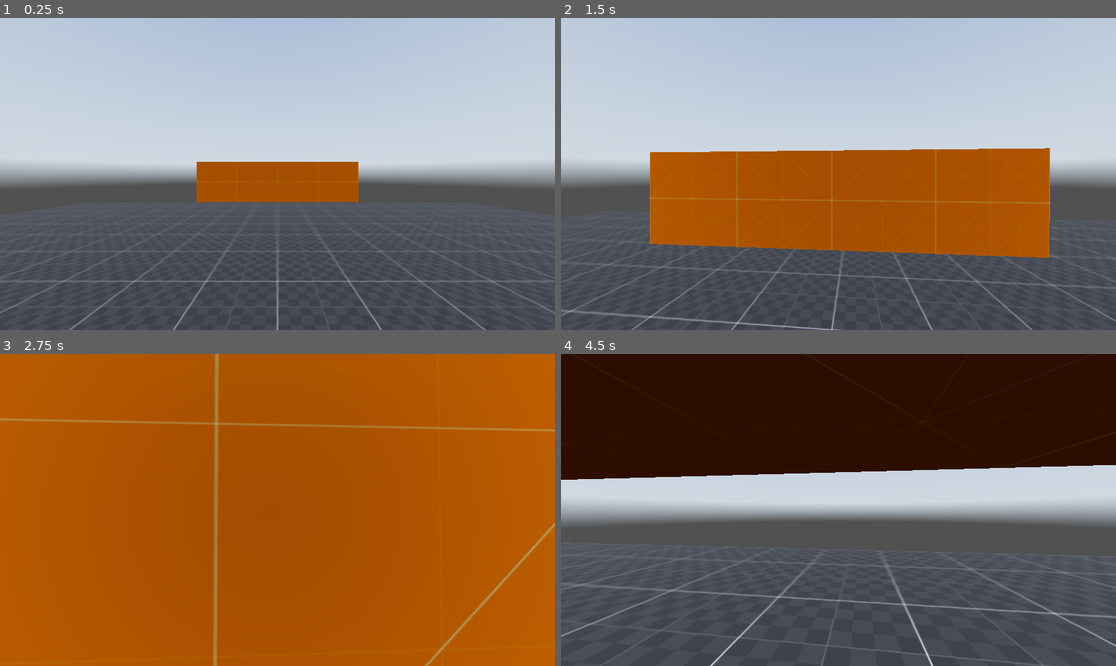
Above: before the commit, frames 1-4 (two rows, left to right).
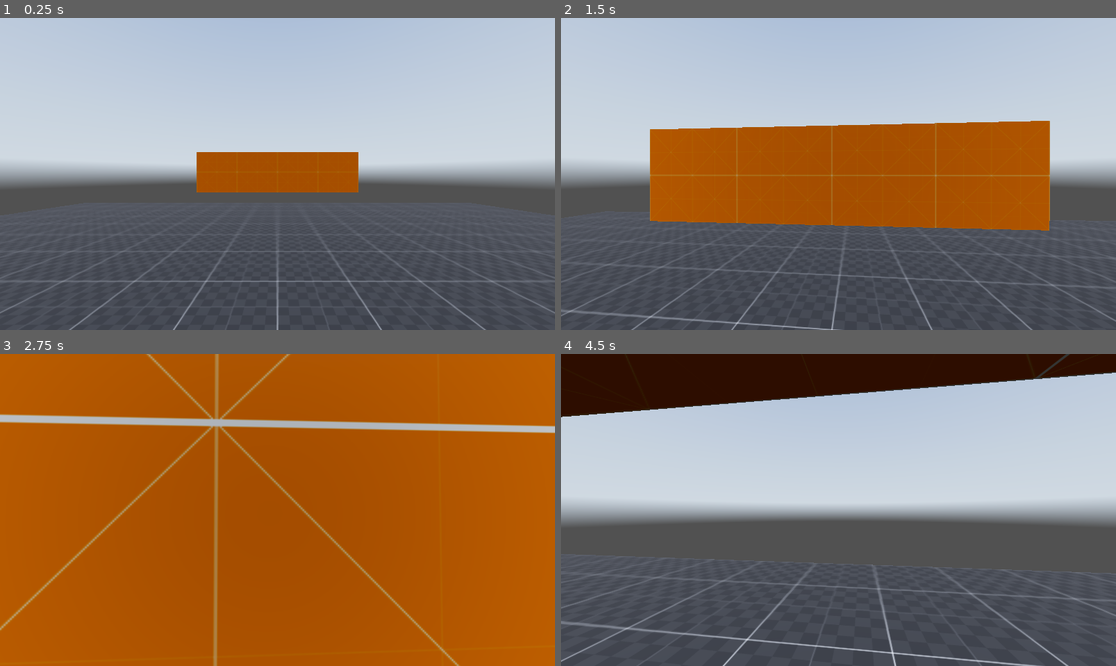
Above: after the commit, the same moments.

Repository: brubster/wolfspider
Game: Godot game, scene res://prototype.tscn
The game is run twice, just before and just after one commit, with the same random seed, the same clock (stepped at 60 frames per second) and the same inputs. The engine's default icon, where the game draws it, is replaced by a stand-in: a white triangle on a blue panel in a dark square. A sky picture missing from this copy of the repository is replaced by a grey-blue gradient.
Inputs (mouse positions are in pixels of both pictures, inside the frame that each line leads up to):
- Up to frame 1 (0.25 s): no input
- Up to frame 2 (1.5 s): tap Enter at 0.5 s; move the mouse to (866, 174) at 0.52 s; hold C (crouch) 0.53-1.28 s; hold W (move_forward) from 0.53 s (still down); tap Space (jump) at 0.77 s; move the mouse to (810, 174) at 1.27 s; tap C (crouch) at 1.35 s
- Up to frame 3 (2.75 s): keep holding W (move_forward); tap Space (jump) at 1.52 s; move the mouse to (288, 503) at 2.02 s; hold Shift (sprint) from 2.03 s (still down); tap C (crouch) at 2.3 s
- Up to frame 4 (4.5 s): keep holding W (move_forward); move the mouse to (832, 516) at 2.77 s; release Shift (sprint) at 2.78 s; tap C (crouch) at 2.85 s; tap Space (jump) at 3.02, 3.77 s; move the mouse to (877, 513) at 3.52 s; hold C (crouch) 3.53-4.28 s; move the mouse to (794, 506) at 4.27 s; tap Shift (sprint) at 4.35 s

The runs differ from the first frame. In frame 1, 1.8% of the frame differs, in the area x 35-65%, y 42-60%; in frame 2, 12%; in frame 3, 4.0%; in frame 4, 28%, in the area x 0-100%, y 0-100%.

Commit message:
Implement variable crouch height, remove "uncrouch shapecast" in favor of test_move

Diff:
--- a/src/player/player.gd
+++ b/src/player/player.gd
@@ -24,17 +24,19 @@
 @export_subgroup("Air")
 @export var GRAVITY: float = 15.34
 @export var JUMP_IMPULSE: float = sqrt(2 * GRAVITY * 0.93)
+@export_group("Crouch")
+@export_range(0.5, 2.0) var CROUCH_HEIGHT: float = 1.0  # Should be less than collider.shape.height
 
 @onready var camera_position := $CameraPosition as Node3D
 @onready var camera_pivot := %CameraPivot as Node3D
-@onready var uncrouch_shapecast := $UncrouchShapecast as ShapeCast3D
 @onready var collider := $Collider as CollisionShape3D
 
-# Original values for crouch tweening
+# Values for crouch tweening
 @onready var camera_position_original_y_position: float = camera_position.position.y
 @onready var collider_original_height: float = collider.shape.height
 @onready var collider_original_y_position: float = collider.position.y
-@onready var uncrouch_shapecast_original_y_position: float = uncrouch_shapecast.position.y
+@onready var camera_distance_from_collider_top: float = collider_original_height - camera_position_original_y_position
+@onready var crouch_offset: float = collider_original_height - CROUCH_HEIGHT
 
 # Input variables
 var _wish_dir: Vector3
@@ -65,15 +67,17 @@
 
 
 func _ready() -> void:
+	if DEBUG_THIRD_PERSON:
+		camera_pivot.position.y = 2.0
+		camera_pivot.position.z = 7.0
+
 	Input.set_use_accumulated_input(false)  # https://yosoyfreeman.github.io/article/godot/tutorial/achieving-better-mouse-input-in-godot-4-the-perfect-camera-controller
 
 	Input.set_mouse_mode(Input.MOUSE_MODE_CAPTURED)
 	self.floor_constant_speed = true  # Make player move at constant speed up slopes
 	self.floor_snap_length = 0.1  # Default value
 
-	if DEBUG_THIRD_PERSON:
-		camera_pivot.position.y = 2.0
-		camera_pivot.position.z = 7.0
+	CROUCH_HEIGHT = clampf(CROUCH_HEIGHT, 0.1, collider.shape.height)
 
 
 func _exit_tree() -> void:
@@ -157,7 +161,7 @@
 
 # Returns a boolean whether the player can uncrouch or not
 func try_uncrouch(_delta: float) -> bool:
-	if uncrouch_shapecast.is_colliding():
+	if test_move(global_transform, Vector3(0.0, collider_original_height - CROUCH_HEIGHT, 0.0)):
 		return false
 
 	match _crouch_state:
@@ -171,9 +175,9 @@
 
 func _crouch_ground() -> void:
 	var tween := create_tween().set_parallel()
-	tween.tween_property(collider, "shape:height", collider_original_height / 2, 0.1)
-	tween.tween_property(collider, "position:y", collider_original_y_position / 2, 0.1)
-	tween.tween_property(camera_position, "position:y", (camera_position_original_y_position / 2) - 0.2, 0.1)  # Extra 0.2 is to prevent camera from near plane culling a low hanging ceiling
+	tween.tween_property(collider, "shape:height", CROUCH_HEIGHT, 0.1)
+	tween.tween_property(collider, "position:y", CROUCH_HEIGHT / 2, 0.1)
+	tween.tween_property(camera_position, "position:y", CROUCH_HEIGHT - camera_distance_from_collider_top, 0.1)
 	_crouch_state = CrouchState.CROUCHED_GROUND
 
 
@@ -181,15 +185,14 @@
 	var tween := create_tween().set_parallel()
 	tween.tween_property(collider, "shape:height", collider_original_height, 0.1)
 	tween.tween_property(collider, "position:y", collider_original_y_position, 0.1)
-	tween.tween_property(camera_pivot.get_parent(), "position:y", camera_position_original_y_position, 0.1)
+	tween.tween_property(camera_position, "position:y", camera_position_original_y_position, 0.1)
 	_crouch_state = CrouchState.STANDING
 
 
 func _crouch_air() -> void:
 	var tween := create_tween().set_parallel()
-	tween.tween_property(collider, "shape:height", collider_original_height / 2, 0.1)
-	tween.tween_property(collider, "position:y", collider_original_y_position * 1.5, 0.1)
-	tween.tween_property(uncrouch_shapecast, "position:y", uncrouch_shapecast_original_y_position * 2, 0.1)
+	tween.tween_property(collider, "shape:height", CROUCH_HEIGHT, 0.1)
+	tween.tween_property(collider, "position:y", collider_original_height - CROUCH_HEIGHT / 2, 0.1)  # in this example, want 1.1? ==> 1.6 - 1.0 / 2
 	_crouch_state = CrouchState.CROUCHED_AIR
 
 
@@ -197,7 +200,6 @@
 	var tween := create_tween().set_parallel()
 	tween.tween_property(collider, "shape:height", collider_original_height, 0.1)
 	tween.tween_property(collider, "position:y", collider_original_y_position, 0.1)
-	tween.tween_property(uncrouch_shapecast, "position:y", uncrouch_shapecast_original_y_position, 0.1)
 	_crouch_state = CrouchState.STANDING
 
 
--- a/src/player/player.tscn
+++ b/src/player/player.tscn
@@ -15,9 +15,6 @@
 [sub_resource type="CylinderMesh" id="CylinderMesh_rkbax"]
 material = SubResource("StandardMaterial3D_rkbax")
 height = 1.6
-
-[sub_resource type="CylinderShape3D" id="CylinderShape3D_g1dw6"]
-height = 0.8
 
 [node name="Player" type="CharacterBody3D"]
 script = ExtResource("1_oul6g")
@@ -44,8 +41,3 @@
 fov = 80.0
 script = ExtResource("3_g1dw6")
 follow_target = NodePath("..")
-
-[node name="UncrouchShapecast" type="ShapeCast3D" parent="."]
-transform = Transform3D(1, 0, 0, 0, -1, 8.74228e-08, 0, -8.74228e-08, -1, 0, 0.8, 0)
-shape = SubResource("CylinderShape3D_g1dw6")
-target_position = Vector3(0, -0.4, 0)
--- a/src/prototype.tscn
+++ b/src/prototype.tscn
@@ -57,7 +57,7 @@
 material = ExtResource("3_883nb")
 
 [node name="Overhang" type="CSGBox3D" parent="Level"]
-transform = Transform3D(1, 0, 0, 0, 1, 0, 0, 0, 1, 0, 1.3, -6)
+transform = Transform3D(1, 0, 0, 0, 1, 0, 0, 0, 1, 0, 1.55, -6)
 use_collision = true
 size = Vector3(4, 1, 2)
 material = ExtResource("3_883nb")
Not shown: 1 places in src/player/player.tscn that only renumber resources
